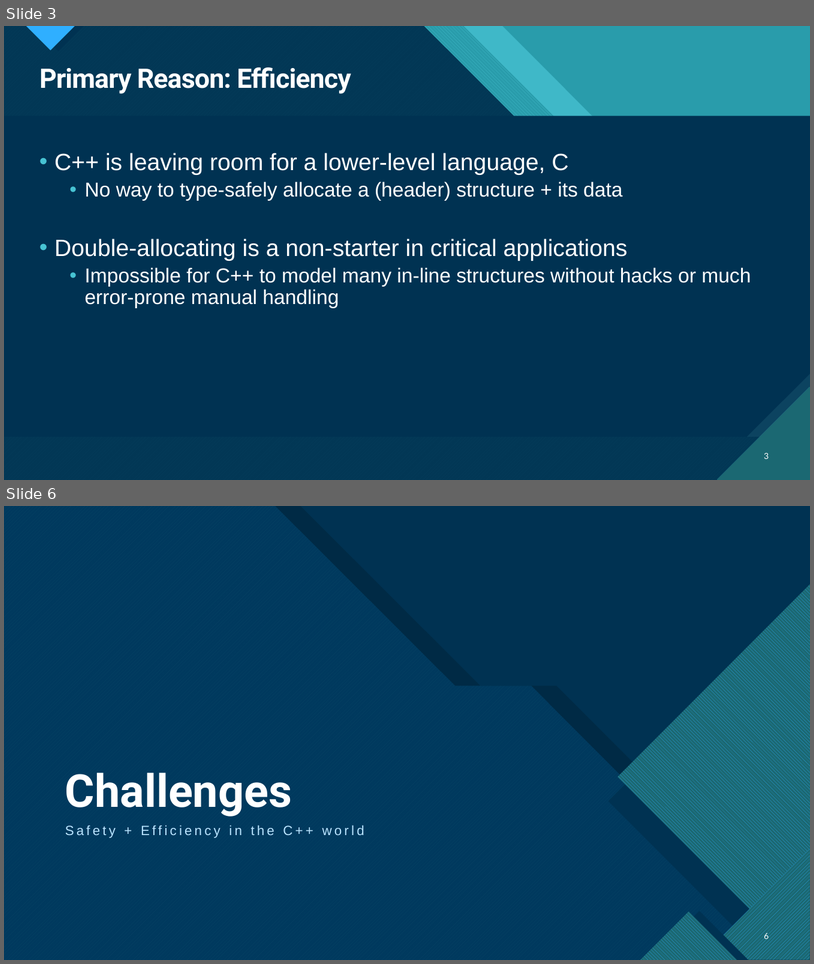
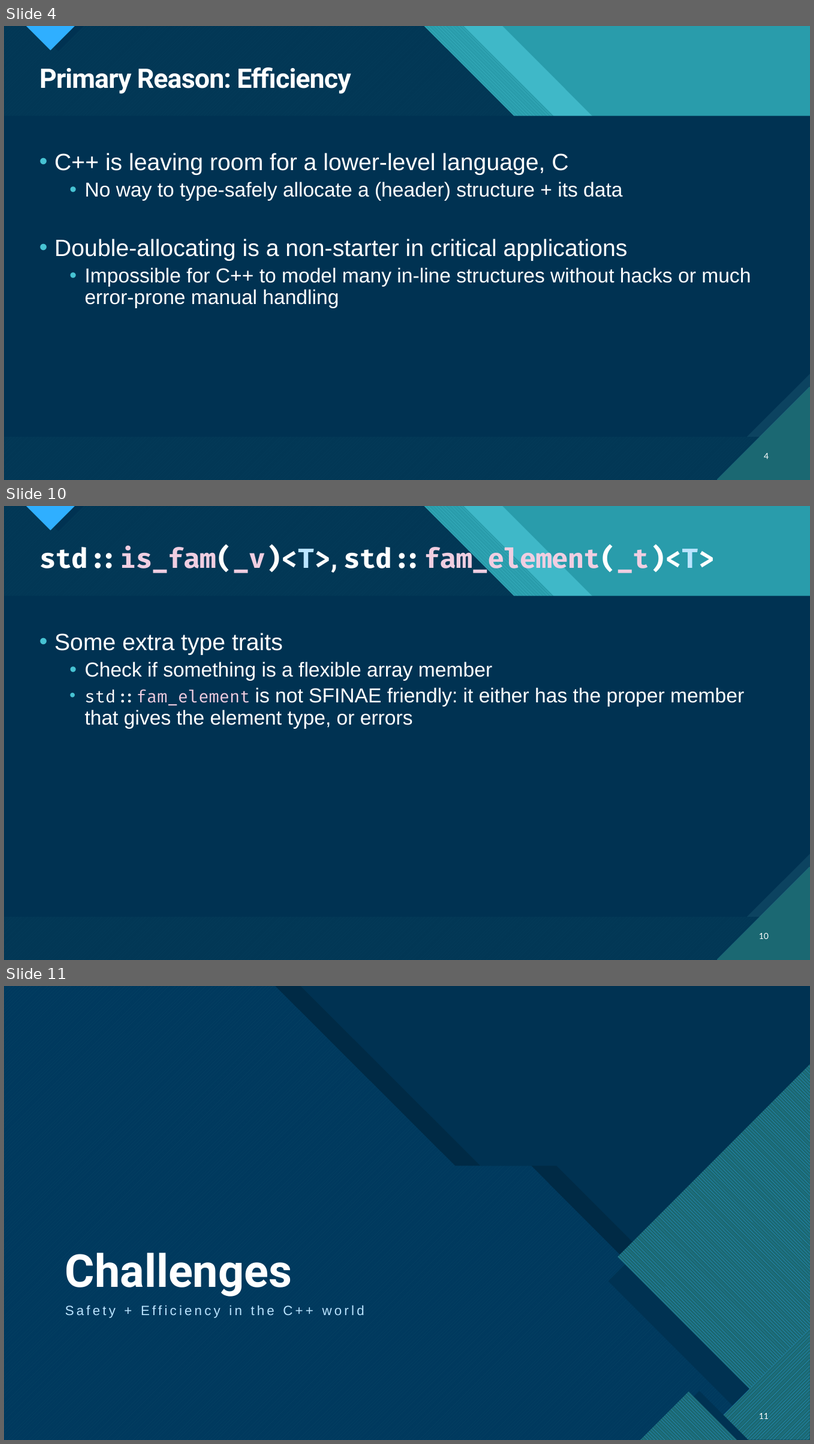
Before and after one commit to ThePhD/future_cxx, a slide deck: papers/presentations/source/d1039r2.pptx. Shown one above the other, each under a label of ours: slides 3 and 6 before the commit, slides 4, 10 and 11 after it; the slides between them are not shown. The pictures are 814x964 and 814x1444 pixels, drawn with LibreOffice and Linux fonts; fonts in the diff are those of the drawing. Boxes give left, top, right and bottom in pixels: in the first picture for what was removed or moved away, otherwise in the second. Text is boxed around its words. In the diff, an @@ line names an element or a change of style, - is before the commit and + after.

```diff
--- a/papers/presentations/source/d1039r2.pptx
+++ b/papers/presentations/source/d1039r2.pptx
@@ slide 10 added at bbox=[4, 506, 810, 960], background #47C3D3; not listed: 18 template elements that a slide beside it also shows @@
@@ title added at bbox=[39, 546, 715, 576], 32 pt, text #F0CEE1, bold @@
+std::is_fam(_v)<T>, std::fam_element(_t)<T>
@@ text added at bbox=[54, 633, 744, 729], 24 pt, text #FFFFFF @@
+• Some extra type traits
+  • Check if something is a flexible array member
+  • std::fam_element is not SFINAE friendly: it either has the proper member that gives the element type, or errors
@@ page number added at bbox=[759, 933, 769, 939], 10 pt, text #FFFFFF @@
+10
@@ what was slide 3 is now slide 4 @@
@@ page number at bbox=[764, 453, 769, 459]: text changed @@
-3
+4
@@ what was slide 6 is now slide 11 @@
@@ page number at bbox=[759, 1411, 769, 1421]: text changed @@
-6
+11
```
Also in this commit, not shown: 6 slides changed, 5 other slides added, 1 slide removed, 9 other files.
